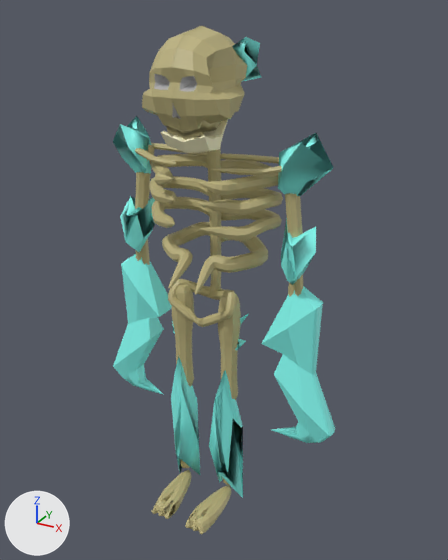
An edit to the FBX model Grief/Assets/Models/skeleton.fbx, drawn before and after from the same camera.
The view is the same before and after, from a 50 mm lens placed at (8.33, -14.24, 1.95), pointed at (0.45, 0.09, -5.22). The axes (+X, +Y, +Z) are drawn at lower left. The lights are the same throughout. Where no turn or scale is listed for an object, it has been applied to the vertices.
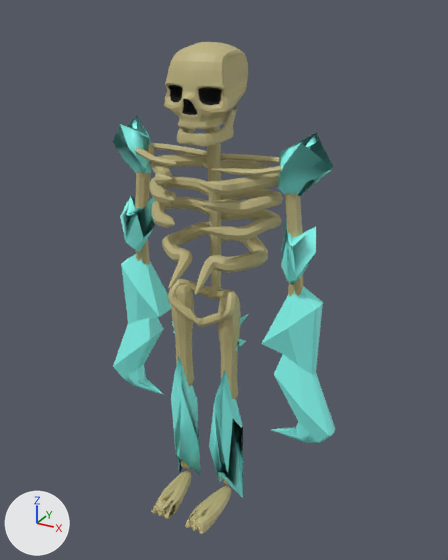
The newer file is also turned or shifted as a whole; pictures and numbers use the older file's frame.

Location of each change, (x1, y1, x2, y2) in pixels of the pictures (448 x 560 px):
'Cube.009', deleted (beige)
    before: (142, 26, 262, 140)
    faces in mat_material_003 (beige #beb47f): (142, 26, 247, 140)
    faces in mat_material_005 (cyan #88fff5): (232, 37, 262, 82)
    faces in mat_material_002 (its picture is missing): (154, 74, 197, 119)
'Cube.002', added (beige)
    after: (164, 42, 248, 146)
    faces in mat_material_003 (beige #beb47f): (164, 42, 248, 146)
    faces in mat_material_006 (black #000000): (168, 85, 222, 115)
'Cube.001', deleted
    before: (160, 120, 228, 153)

What changed in the scene script:
```text
Add mat_material_006:
    mat_material_006 = principled_material('Material.006')
    mat_material_006.base_color = (0.0, 0.0, 0.0)  # black #000000
    mat_material_006.roughness = 1.0
Add me_mesh_002:
    me_mesh_002.from_pydata(...)  # 1133 vertices, 1103 faces; spans x -0.95..0.95, y -1.25..1.03, z -1.72..0.68
    # faces by material slot: [967, 136]
    me_mesh_002.materials.append(mat_material_003)  # beige #beb47f
    me_mesh_002.materials.append(mat_material_006)  # black #000000
Remove ob_cube_009:
    ob_cube_009 = bpy.data.objects.new('Cube.009', me_cube_014)
    ob_cube_009.location = (-0.02, 0.56, 0.96)
Remove ob_cube_001:
    ob_cube_001 = bpy.data.objects.new('Cube.001', me_mesh)
    ob_cube_001.location = (0.0, -0.4, 0.0)
Add ob_cube_002:
    ob_cube_002 = bpy.data.objects.new('Cube.002', me_mesh_002)
    ob_cube_002.location = (0.04, 0.15, 0.49)
```
